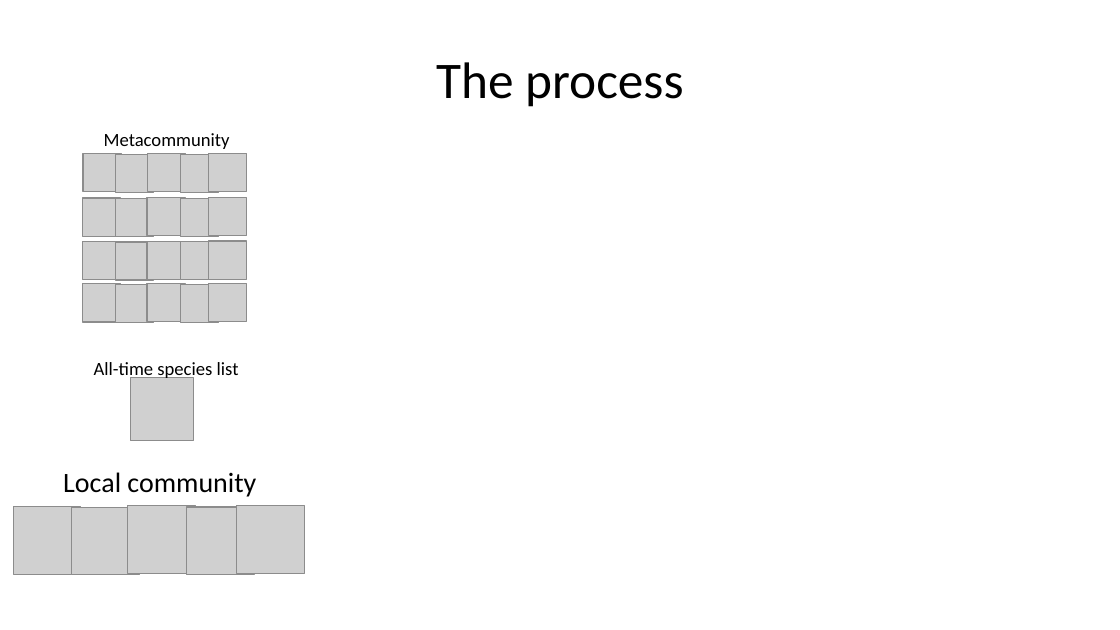
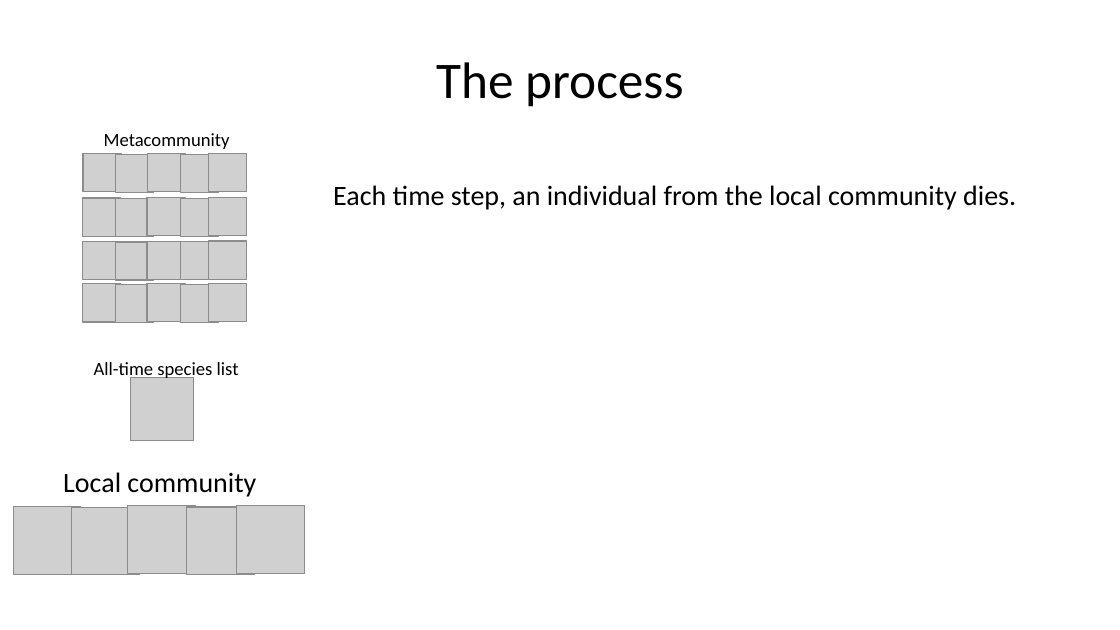
Before and after one commit to role-model/process-models-workshop, a slide deck: slide 20 of slides/slides_polishing.pptx. Drawn at 1120x630 pixels with LibreOffice and Linux fonts; fonts in the diff are those of the drawing; grey boxes stand for pictures. Boxes give left, top, right and bottom in pixels: in the first picture for what was removed or moved away, otherwise in the second. Text is boxed around its words. In the diff, an @@ line names an element or a change of style, - is before the commit and + after.

```diff
--- a/slides/slides_polishing.pptx
+++ b/slides/slides_polishing.pptx
@@ text added at (333,185,1016,210), 18 pt, text #000000 @@
+Each time step, an individual from the local community dies.
```
Also in this commit, not shown: 16 other slides changed, 9 slides added, 7 slides removed, 1 other file.
